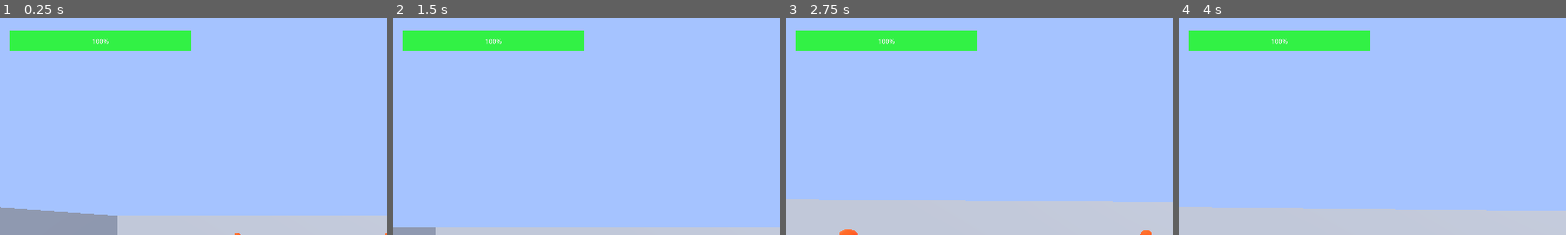
Above: before the commit, frames 1-4 (left to right).
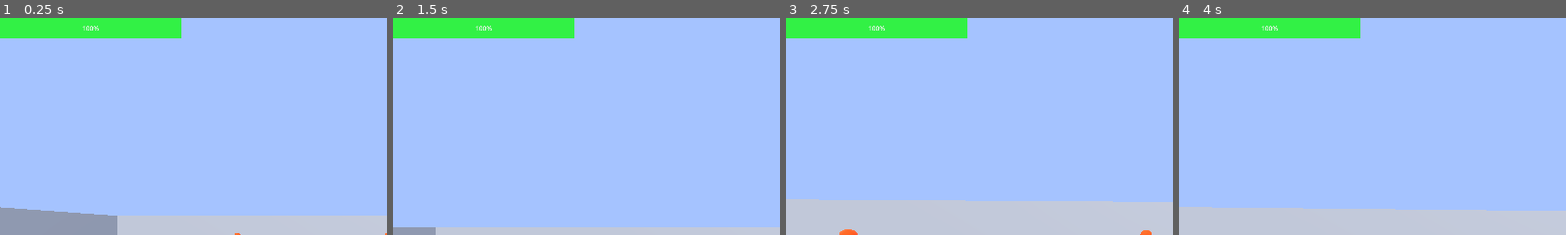
Above: after the commit, the same moments.

Repository: mikerkelly87/Godot_FPS_Template
Game: Godot game, scene res://scenes/world.tscn
The game is run twice, just before and just after one commit, with the same random seed, the same clock (stepped at 60 frames per second) and the same inputs.
Inputs (mouse positions are % of the whole screen's width and height, from its top left):
- Up to frame 1 (0.25 s): no input
- Up to frame 2 (1.5 s): tap Enter at 0.5 s; move the mouse to (55, 50) at 0.52 s; hold Shift (sprint) 0.53-1.28 s; hold W (move_forward) from 0.53 s (still down); click (55, 50) at 0.6 s; tap Space (jump) at 0.77 s; move the mouse to (45, 50) at 1.27 s; tap Shift (sprint) at 1.35 s
- Up to frame 3 (2.75 s): keep holding W (move_forward); tap Space (jump) at 1.52 s; click (45, 50) at 1.55 s; move the mouse to (52, 48) at 2.02 s; hold Ctrl (crouch) from 2.03 s (still down); tap Shift (sprint) at 2.3 s
- Up to frame 4 (4 s): keep holding W (move_forward); move the mouse to (49, 52) at 2.77 s; release Ctrl (crouch) at 2.78 s; click (49, 52) at 2.85 s; tap Space (jump) at 3.02, 3.77 s; move the mouse to (57, 51) at 3.52 s; hold Shift (sprint) from 3.53 s (still down)
The pictures show only the part of the screen within x 0-50%, y 0-50%; the shares and areas given below are measured in that part.

The runs differ from the first frame. In frame 1, 5.6% of the frame differs, in the area x 0-50%, y 0-16%; in frame 2, 5.6%; in frame 3, 5.6%; in frame 4, 5.6%.

Commit message:
Added damage deal and pause menu

Diff:
--- a/project.godot
+++ b/project.godot
@@ -14,6 +14,10 @@
 run/main_scene="res://scenes/world.tscn"
 config/features=PackedStringArray("4.2", "GL Compatibility")
 config/icon="res://icon.svg"
+
+[autoload]
+
+GameVars="*res://scripts/game_vars.gd"
 
 [display]
 
@@ -63,6 +67,11 @@
 "events": [Object(InputEventMouseButton,"resource_local_to_scene":false,"resource_name":"","device":-1,"window_id":0,"a …(253 unchanged characters)…
 ]
 }
+pause={
+"deadzone": 0.5,
+"events": [Object(InputEventKey,"resource_local_to_scene":false,"resource_name":"","device":-1,"window_id":0,"alt_pressed":false,"shift_pressed":false,"ctrl_pressed":false,"meta_pressed":false,"pressed":false,"keycode":0,"physical_keycode":4194305,"key_label":0,"unicode":0,"echo":false,"script":null)
+]
+}
 
 [layer_names]
 
--- a/scenes/enemy.tscn
+++ b/scenes/enemy.tscn
@@ -1,6 +1,6 @@
 [gd_scene load_steps=6 format=3 uid="uid://dt50c7iqiaws2"]
 
-[ext_resource type="Script" path="res://scenes/enemy.gd" id="1_3t8xa"]
+[ext_resource type="Script" path="res://scripts/enemy.gd" id="1_1mpdt"]
 
 [sub_resource type="StandardMaterial3D" id="StandardMaterial3D_mxpd6"]
 albedo_color = Color(1, 0.254902, 0, 1)
@@ -13,7 +13,7 @@
 [sub_resource type="CapsuleShape3D" id="CapsuleShape3D_grpkw"]
 
 [node name="Enemy" type="CharacterBody3D"]
-script = ExtResource("1_3t8xa")
+script = ExtResource("1_1mpdt")
 
 [node name="MeshInstance3D" type="MeshInstance3D" parent="."]
 transform = Transform3D(1, 0, 0, 0, 1, 0, 0, 0, 1, 0, 1.00952, 0)
--- /dev/null
+++ b/scenes/pause_menu.tscn
@@ -0,0 +1,187 @@
+[gd_scene load_steps=5 format=3 uid="uid://c8o5ew5sdyxh6"]
+
+[ext_resource type="Script" path="res://scripts/pause_menu.gd" id="1_jm4qe"]
+
+[sub_resource type="LabelSettings" id="LabelSettings_2e4mj"]
+font_size = 75
+
+[sub_resource type="LabelSettings" id="LabelSettings_p655p"]
+font_size = 75
+
+[sub_resource type="LabelSettings" id="LabelSettings_j52m1"]
+font_size = 75
+
+[node name="PauseMenu" type="CanvasLayer"]
+script = ExtResource("1_jm4qe")
+
+[node name="PauseControl" type="Control" parent="."]
+visible = false
+layout_mode = 3
+anchors_preset = 0
+offset_right = 1920.0
+offset_bottom = 1080.0
+
+[node name="CenterContainer" type="CenterContainer" parent="PauseControl"]
+layout_mode = 1
+anchors_preset = 5
+anchor_left = 0.5
+anchor_right = 0.5
+offset_left = -250.0
+offset_right = 250.0
+offset_bottom = 1000.0
+grow_horizontal = 2
+
+[node name="BoxContainer" type="BoxContainer" parent="PauseControl/CenterContainer"]
+layout_mode = 2
+
+[node name="VBoxContainer" type="VBoxContainer" parent="PauseControl/CenterContainer/BoxContainer"]
+custom_minimum_size = Vector2(500, 100)
+layout_mode = 2
+
+[node name="ColorRect3" type="ColorRect" parent="PauseControl/CenterContainer/BoxContainer/VBoxContainer"]
+custom_minimum_size = Vector2(500, 100)
+layout_mode = 2
+color = Color(0, 0, 0, 1)
+
+[node name="ResumeButton" type="Button" parent="PauseControl/CenterContainer/BoxContainer/VBoxContainer/ColorRect3"]
+custom_minimum_size = Vector2(500, 100)
+layout_mode = 0
+offset_right = 8.0
+offset_bottom = 8.0
+
+[node name="ResumeLabel" type="Label" parent="PauseControl/CenterContainer/BoxContainer/VBoxContainer/ColorRect3"]
+custom_minimum_size = Vector2(500, 100)
+layout_mode = 0
+offset_right = 40.0
+offset_bottom = 23.0
+text = "Resume"
+label_settings = SubResource("LabelSettings_2e4mj")
+horizontal_alignment = 1
+vertical_alignment = 1
+justification_flags = 162
+
+[node name="ColorRect" type="ColorRect" parent="PauseControl/CenterContainer/BoxContainer/VBoxContainer"]
+custom_minimum_size = Vector2(500, 100)
+layout_mode = 2
+color = Color(0, 0, 0, 1)
+
+[node name="SettingsButton" type="Button" parent="PauseControl/CenterContainer/BoxContainer/VBoxContainer/ColorRect"]
+custom_minimum_size = Vector2(500, 100)
+layout_mode = 0
+offset_right = 8.0
+offset_bottom = 8.0
+
+[node name="SettingsLabel" type="Label" parent="PauseControl/CenterContainer/BoxContainer/VBoxContainer/ColorRect"]
+custom_minimum_size = Vector2(500, 100)
+layout_mode = 0
+offset_right = 40.0
+offset_bottom = 23.0
+text = "Settings"
+label_settings = SubResource("LabelSettings_2e4mj")
+horizontal_alignment = 1
+vertical_alignment = 1
+justification_flags = 162
+
+[node name="ColorRect2" type="ColorRect" parent="PauseControl/CenterContainer/BoxContainer/VBoxContainer"]
+custom_minimum_size = Vector2(500, 100)
+layout_mode = 2
+color = Color(0, 0, 0, 1)
+
+[node name="QuitButton" type="Button" parent="PauseControl/CenterContainer/BoxContainer/VBoxContainer/ColorRect2"]
+custom_minimum_size = Vector2(500, 100)
+layout_mode = 0
+offset_right = 8.0
+offset_bottom = 8.0
+
+[node name="QuitLabel" type="Label" parent="PauseControl/CenterContainer/BoxContainer/VBoxContainer/ColorRect2"]
+custom_minimum_size = Vector2(500, 100)
+layout_mode = 0
+offset_right = 40.0
+offset_bottom = 23.0
+text = "Quit Game"
+label_settings = SubResource("LabelSettings_p655p")
+horizontal_alignment = 1
+vertical_alignment = 1
+
+[node name="SettingsControl" type="Control" parent="."]
+visible = false
+layout_mode = 3
+anchors_preset = 0
+offset_right = 1920.0
+offset_bottom = 1080.0
+
+[node name="CenterContainer" type="CenterContainer" parent="SettingsControl"]
+layout_mode = 1
+anchors_preset = 5
+anchor_left = 0.5
+anchor_right = 0.5
+offset_left = -500.0
+offset_right = 500.0
+offset_bottom = 1000.0
+grow_horizontal = 2
+
+[node name="BoxContainer" type="BoxContainer" parent="SettingsControl/CenterContainer"]
+custom_minimum_size = Vector2(1000, 100)
+layout_mode = 2
+
+[node name="VBoxContainer" type="VBoxContainer" parent="SettingsControl/CenterContainer/BoxContainer"]
+custom_minimum_size = Vector2(1000, 100)
+layout_mode = 2
+
+[node name="ColorRect" type="ColorRect" parent="SettingsControl/CenterContainer/BoxContainer/VBoxContainer"]
+custom_minimum_size = Vector2(500, 100)
+layout_mode = 2
+color = Color(0, 0, 0, 1)
+
+[node name="SensitivityLabel" type="Label" parent="SettingsControl/CenterContainer/BoxContainer/VBoxContainer/ColorRect"]
+custom_minimum_size = Vector2(1000, 100)
+layout_mode = 0
+offset_right = 40.0
+offset_bottom = 23.0
+text = "Mouse Sensitivity"
+label_settings = SubResource("LabelSettings_2e4mj")
+horizontal_alignment = 1
+vertical_alignment = 1
+justification_flags = 162
+
+[node name="ColorRect2" type="ColorRect" parent="SettingsControl/CenterContainer/BoxContainer/VBoxContainer"]
+custom_minimum_size = Vector2(500, 100)
+layout_mode = 2
+color = Color(0, 0, 0, 1)
+
+[node name="HSlider" type="HSlider" parent="SettingsControl/CenterContainer/BoxContainer/VBoxContainer/ColorRect2"]
+custom_minimum_size = Vector2(1000, 100)
+layout_mode = 0
+offset_right = 8.0
+offset_bottom = 16.0
+min_value = 1.0
+max_value = 50.0
+value = 1.0
+tick_count = 50
+
+[node name="ColorRect3" type="ColorRect" parent="SettingsControl/CenterContainer/BoxContainer/VBoxContainer"]
+custom_minimum_size = Vector2(500, 100)
+layout_mode = 2
+color = Color(0, 0, 0, 1)
+
+[node name="BackButton" type="Button" parent="SettingsControl/CenterContainer/BoxContainer/VBoxContainer/ColorRect3"]
+custom_minimum_size = Vector2(1000, 100)
+layout_mode = 0
+offset_right = 8.0
+offset_bottom = 8.0
+
+[node name="BackLabel" type="Label" parent="SettingsControl/CenterContainer/BoxContainer/VBoxContainer/ColorRect3"]
+custom_minimum_size = Vector2(1000, 100)
+layout_mode = 0
+offset_right = 40.0
+offset_bottom = 23.0
+text = "Back"
+label_settings = SubResource("LabelSettings_j52m1")
+horizontal_alignment = 1
+vertical_alignment = 1
+
+[connection signal="pressed" from="PauseControl/CenterContainer/BoxContainer/VBoxContainer/ColorRect3/ResumeButton" to="." method="_on_resume_button_pressed"]
+[connection signal="pressed" from="PauseControl/CenterContainer/BoxContainer/VBoxContainer/ColorRect/SettingsButton" to="." method="_on_settings_button_pressed"]
+[connection signal="pressed" from="PauseControl/CenterContainer/BoxContainer/VBoxContainer/ColorRect2/QuitButton" to="." method="_on_quit_button_pressed"]
+[connection signal="drag_ended" from="SettingsControl/CenterContainer/BoxContainer/VBoxContainer/ColorRect2/HSlider" to="." method="_on_h_slider_drag_ended"]
+[connection signal="pressed" from="SettingsControl/CenterContainer/BoxContainer/VBoxContainer/ColorRect3/BackButton" to="." method="_on_back_button_pressed"]
--- a/scenes/player.tscn
+++ b/scenes/player.tscn
@@ -1,7 +1,9 @@
-[gd_scene load_steps=10 format=3 uid="uid://bevugdkcaxjr3"]
+[gd_scene load_steps=12 format=3 uid="uid://bevugdkcaxjr3"]
 
 [ext_resource type="Script" path="res://scripts/player.gd" id="1_7mmla"]
 [ext_resource type="Texture2D" uid="uid://cre0ubgq4nu6h" path="res://assets/crosshair_main.png" id="2_7e26f"]
+[ext_resource type="Texture2D" uid="uid://doc8ur52owxys" path="res://assets/crosshair_hit.png" id="3_y6qrd"]
+[ext_resource type="PackedScene" uid="uid://c8o5ew5sdyxh6" path="res://scenes/pause_menu.tscn" id="4_0uhqr"]
 
 [sub_resource type="CapsuleMesh" id="CapsuleMesh_xysup"]
 
@@ -84,11 +86,10 @@
 show_percentage = false
 
 [node name="HealthBar" type="ProgressBar" parent="UI/Control"]
-layout_mode = 0
-offset_left = 24.0
-offset_top = 32.0
-offset_right = 474.0
-offset_bottom = 82.0
+layout_mode = 1
+offset_right = 450.0
+offset_bottom = 50.0
+size_flags_vertical = 1
 theme_override_styles/fill = SubResource("StyleBoxFlat_3rqw4")
 
 [node name="CenterContainer" type="CenterContainer" parent="UI/Control"]
@@ -99,12 +100,28 @@
 grow_horizontal = 2
 grow_vertical = 2
 
-[node name="TextureRect" type="TextureRect" parent="UI/Control/CenterContainer"]
+[node name="CrosshairMain" type="TextureRect" parent="UI/Control/CenterContainer"]
 custom_minimum_size = Vector2(65, 65)
 layout_mode = 2
 texture = ExtResource("2_7e26f")
 expand_mode = 1
 stretch_mode = 4
 
+[node name="CrosshairHit" type="TextureRect" parent="UI/Control/CenterContainer"]
+visible = false
+custom_minimum_size = Vector2(65, 65)
+layout_mode = 2
+texture = ExtResource("3_y6qrd")
+expand_mode = 1
+stretch_mode = 4
+
+[node name="CrosshairTimer" type="Timer" parent="UI"]
+wait_time = 0.1
+one_shot = true
+
+[node name="PauseMenu" parent="." instance=ExtResource("4_0uhqr")]
+
 [connection signal="timeout" from="SprintCooldown" to="." method="_on_sprint_cooldown_timeout"]
 [connection signal="timeout" from="SprintRecharge" to="." method="_on_sprint_recharge_timeout"]
+[connection signal="timeout" from="UI/CrosshairTimer" to="." method="_on_crosshair_timer_timeout"]
+[connection signal="exit_pause_menu" from="PauseMenu" to="." method="_on_pause_menu_exit_pause_menu"]
--- a/scenes/world.tscn
+++ b/scenes/world.tscn
@@ -97,3 +97,4 @@
 transform = Transform3D(1, 0, 0, 0, 1, 0, 0, 0, 1, -23.7844, 0, -45.0009)
 
 [connection signal="deal_damage" from="Player" to="Enemy" method="_on_player_deal_damage"]
+[connection signal="deal_damage" from="Player" to="Enemy2" method="_on_player_deal_damage"]
--- a/scenes/enemy.gd
+++ b/scripts/enemy.gd
@@ -4,15 +4,23 @@
 var health := max_health
 
 
+func _physics_process(delta: float) -> void:
+	enemy_death()
 
+
+# Kill the enemy if their health is 0
+func enemy_death():
+	if health < 0:
+		health = 0
+	if health == 0:
+		queue_free()
+
+
+# Take damage from the deal_damage signal from the player
 func _on_player_deal_damage(object: Variant) -> void:
 	var my_hitbox_rid = $Hitbox.get_rid()
 	var my_rid = get_rid()
-	#print("Printing the object from the enemy script as ", object)
-	#print("This enemy's Area3D RID is ", my_hitbox_rid)
-	#print("This enemy's RID is ", my_rid)
-
-	if str(object.name) == $Hitbox.name:
+	if str(object) == str(my_hitbox_rid):
 		print("The enemy says you shot me, partner")
 		health -= 5
 		print("This enemy's health is ", health)
--- /dev/null
+++ b/scripts/game_vars.gd
@@ -0,0 +1,4 @@
+extends Node
+
+
+var mouse_sensitivity := 0.001
--- /dev/null
+++ b/scripts/pause_menu.gd
@@ -0,0 +1,32 @@
+extends CanvasLayer
+
+signal exit_pause_menu()
+
+
+# Handle click on Quit button
+func _on_quit_button_pressed():
+	get_tree().quit()
+
+
+# Handle click on Settings button
+func _on_settings_button_pressed():
+	$PauseControl.visible = false
+	$SettingsControl.visible = true
+
+
+# Update mouse sensitivity after the player drags the slider
+func _on_h_slider_drag_ended(value_changed):
+	GameVars.mouse_sensitivity = $SettingsControl/CenterContainer/BoxContainer/VBoxContainer/ColorRect2/HSlider.value
+	for i in range(51):
+		if GameVars.mouse_sensitivity == i:
+			GameVars.mouse_sensitivity = i * .001
+
+
+# Handle back button click
+func _on_back_button_pressed():
+	$SettingsControl.visible = false
+	$PauseControl.visible = true
+
+
+func _on_resume_button_pressed():
+	exit_pause_menu.emit()
--- a/scripts/player.gd
+++ b/scripts/player.gd
@@ -9,9 +9,10 @@
 var crouch_speed := 2.0
 var can_sprint := true
 var is_sprinting := false
-var mouse_sensitivity := 0.001
+#var mouse_sensitivity := 0.001
 var max_health := 100.0
 var health := max_health
+var game_paused = false
 
 # Get the gravity from the project settings to be synced with RigidBody nodes.
 var gravity: float = ProjectSettings.get_setting("physics/3d/default_gravity")
@@ -27,8 +28,8 @@
 # Handle mouse look
 func _input(event):
 	if event is InputEventMouseMotion and Input.mouse_mode == Input.MOUSE_MODE_CAPTURED:
-		rotate_y(-event.relative.x * mouse_sensitivity)
-		$Camera3D.rotate_x(-event.relative.y * mouse_sensitivity)
+		rotate_y(-event.relative.x * GameVars.mouse_sensitivity)
+		$Camera3D.rotate_x(-event.relative.y * GameVars.mouse_sensitivity)
 		$Camera3D.rotation.x = clampf($Camera3D.rotation.x, -deg_to_rad(70), deg_to_rad(70))
 
 
@@ -36,6 +37,7 @@
 	update_stamina_bar()
 	#raycast_debugging()
 	shoot()
+	pause_menu()
 
 	# Add the gravity.
 	if not is_on_floor():
@@ -93,6 +95,8 @@
 	move_and_slide()
 
 
+# Every second while sprinting, remove 10 stamina
+# Make the player unable to sprint if the stamina is 0
 func _on_sprint_cooldown_timeout() -> void:
 	stamina -= 10.0
 	if stamina < 0.0:
@@ -102,6 +106,8 @@
 		$SprintCooldown.stop()
 
 
+# When the player stops sprinting, add 10 stamina every second
+# until the stamina is full
 func _on_sprint_recharge_timeout() -> void:
 	if stamina < max_stamina:
 		stamina += 10.0
@@ -113,6 +119,8 @@
 			$SprintRecharge.stop()
 
 
+# Update the stamina progress bar with the value of the player's stamina
+# Only show the stamina bar if the player's stamina is not full
 func update_stamina_bar() -> void:
 	$UI/Control/StaminaBar.value = stamina
 	if stamina < max_stamina:
@@ -121,6 +129,7 @@
 		$UI/Control/StaminaBar.visible = false
 
 
+# Debugging funciton for testing ray casting
 func raycast_debugging() -> void:
 	if $Camera3D/RayCast3D.is_colliding() == true:
 		print("Raycast is colliding with an area")
@@ -128,15 +137,51 @@
 		var collided_object = $Camera3D/RayCast3D.get_collider()
 		print(collided_object_id)
 		print(collided_object)
+		print(collided_object.name)
 	elif $Camera3D/RayCast3D.is_colliding() == false:
-		print("Raycast is not colliding with an area")
+		pass
+		#print("Raycast is not colliding with an area")
 
 
+# Function to shoot enemies. If the player shoots while the ray cast connects
+# with an enemy Area3D hitbox, then emit the deal_damage signal, passing the
+# ID of the object that was shot.
 func shoot() -> void:
 	if Input.is_action_just_pressed("shoot"):
 		if $Camera3D/RayCast3D.is_colliding() == true:
-			var collided_object = $Camera3D/RayCast3D.get_collider()
-			#print("You shot ", collided_object.name)
-			deal_damage.emit(collided_object)
+			var collided_object_id = $Camera3D/RayCast3D.get_collider_rid()
+			deal_damage.emit(collided_object_id)
+			$UI/Control/CenterContainer/CrosshairMain.visible = false
+			$UI/Control/CenterContainer/CrosshairHit.visible = true
+			$UI/CrosshairTimer.start()
 		elif $Camera3D/RayCast3D.is_colliding() == false:
-			print("You missed")
+			pass
+
+
+# Set the player's crosshair back to normal after landing a hit.
+func _on_crosshair_timer_timeout():
+	$UI/Control/CenterContainer/CrosshairMain.visible = true
+	$UI/Control/CenterContainer/CrosshairHit.visible = false
+
+
+# Access Pause menu
+func pause_menu():
+	if Input.is_action_just_pressed("pause"):
+		if game_paused == false:
+			$UI/Control.visible = false
+			$PauseMenu/PauseControl.visible = true
+			Input.mouse_mode = Input.MOUSE_MODE_VISIBLE
+			game_paused = true
+		elif game_paused == true:
+			$UI/Control.visible = true
+			$PauseMenu/PauseControl.visible = false
+			Input.mouse_mode = Input.MOUSE_MODE_CAPTURED
+			game_paused = false
+
+
+# Exit pause menu
+func _on_pause_menu_exit_pause_menu():
+	$PauseMenu/PauseControl.visible = false
+	$UI/Control.visible = true
+	Input.mouse_mode = Input.MOUSE_MODE_CAPTURED
+	game_paused = false
